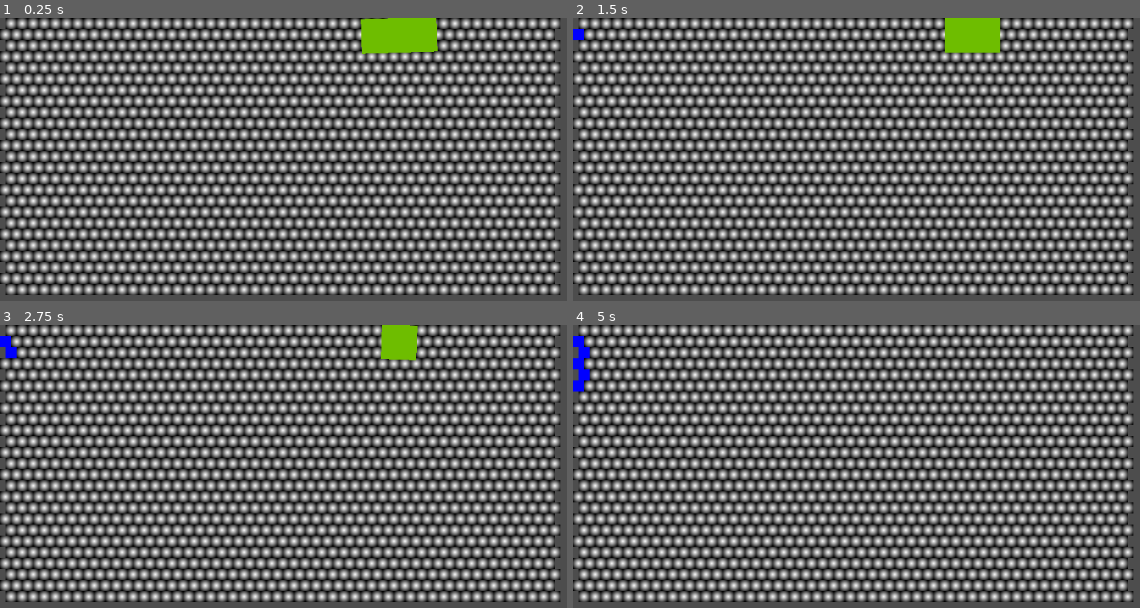
Above: before the commit, frames 1-4 (two rows, left to right).
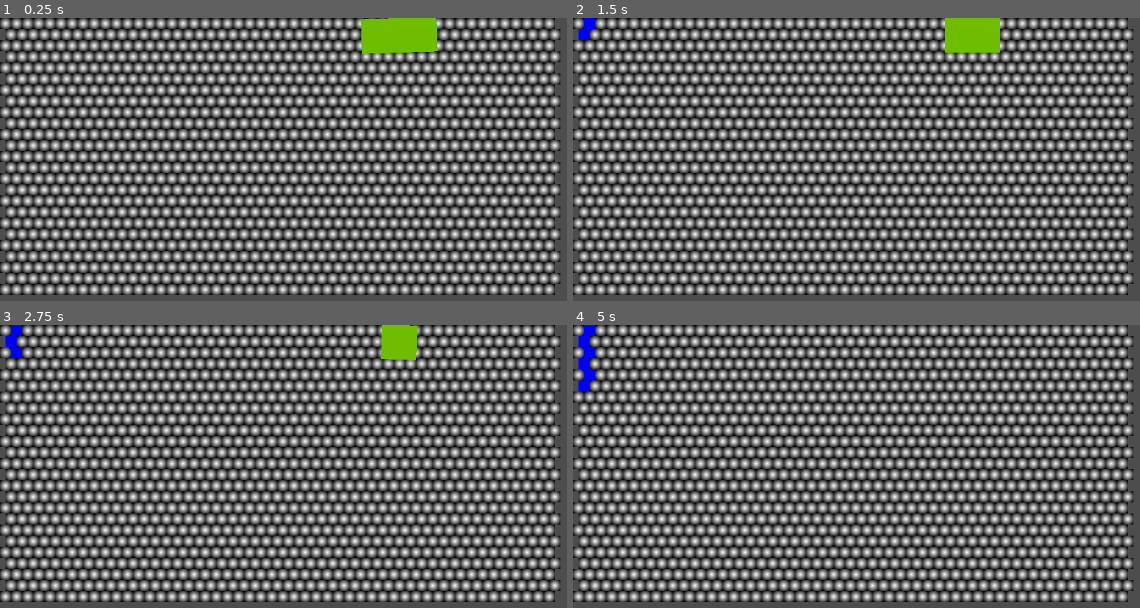
Above: after the commit, the same moments.

Repository: snappy-cobra/GGJ25
Game: Godot game, scene res://scenes/world.tscn
Two runs of this game, one before a commit and one after it. Both use one fixed random seed, a clock stepped at 60 frames per second and the inputs below.
Inputs (mouse positions are in pixels of both pictures, inside the frame that each line leads up to):
- Up to frame 1 (0.25 s): no input
- Up to frame 2 (1.5 s): tap Enter at 0.5 s; move the mouse to (584, 23) at 0.52 s; click (584, 23) at 0.67 s; tap Space at 1.25 s; move the mouse to (578, 34) at 1.27 s; click (578, 34) at 1.42 s
- Up to frame 3 (2.75 s): move the mouse to (11, 353) at 2.02 s; click (11, 353) at 2.17 s
- Up to frame 4 (5 s): tap Enter at 2.75 s; move the mouse to (578, 364) at 2.77 s; click (578, 364) at 2.92 s; tap Space at 3.5 s; move the mouse to (584, 375) at 3.52 s; click (584, 375) at 3.67 s; move the mouse to (578, 387) at 4.27 s; click (578, 387) at 4.42 s

The runs differ from the first frame. In frame 1, 75% of the frame differs, in the area x 0-99%, y 0-98%; in frame 2, 76%; in frame 3, 76%; in frame 4, 77%.

Commit message:
Indent the odd rows rather the even rows

Diff:
--- a/game/code/bubble.gd
+++ b/game/code/bubble.gd
@@ -16,7 +16,7 @@
 	bubble.pos = pos
 	bubble.position = pos * size
 
-	if (pos.y % 2 == 0):
+	if (pos.y % 2 == 1):
 		bubble.position.x += 0.5 * size;
 	bubble.setup(taps_required)
 	return bubble
